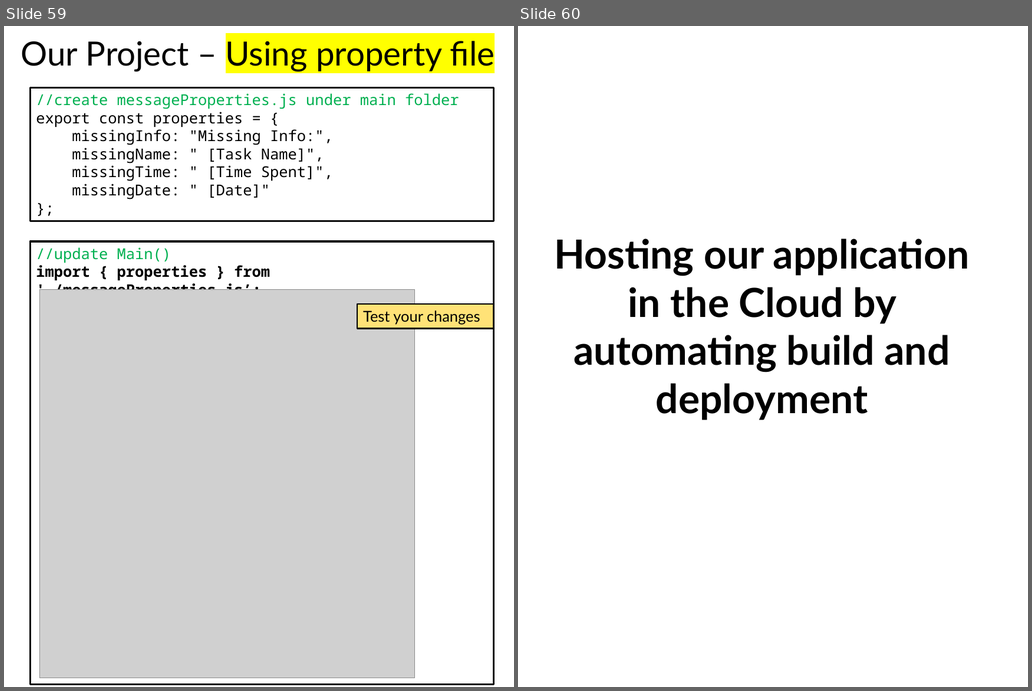
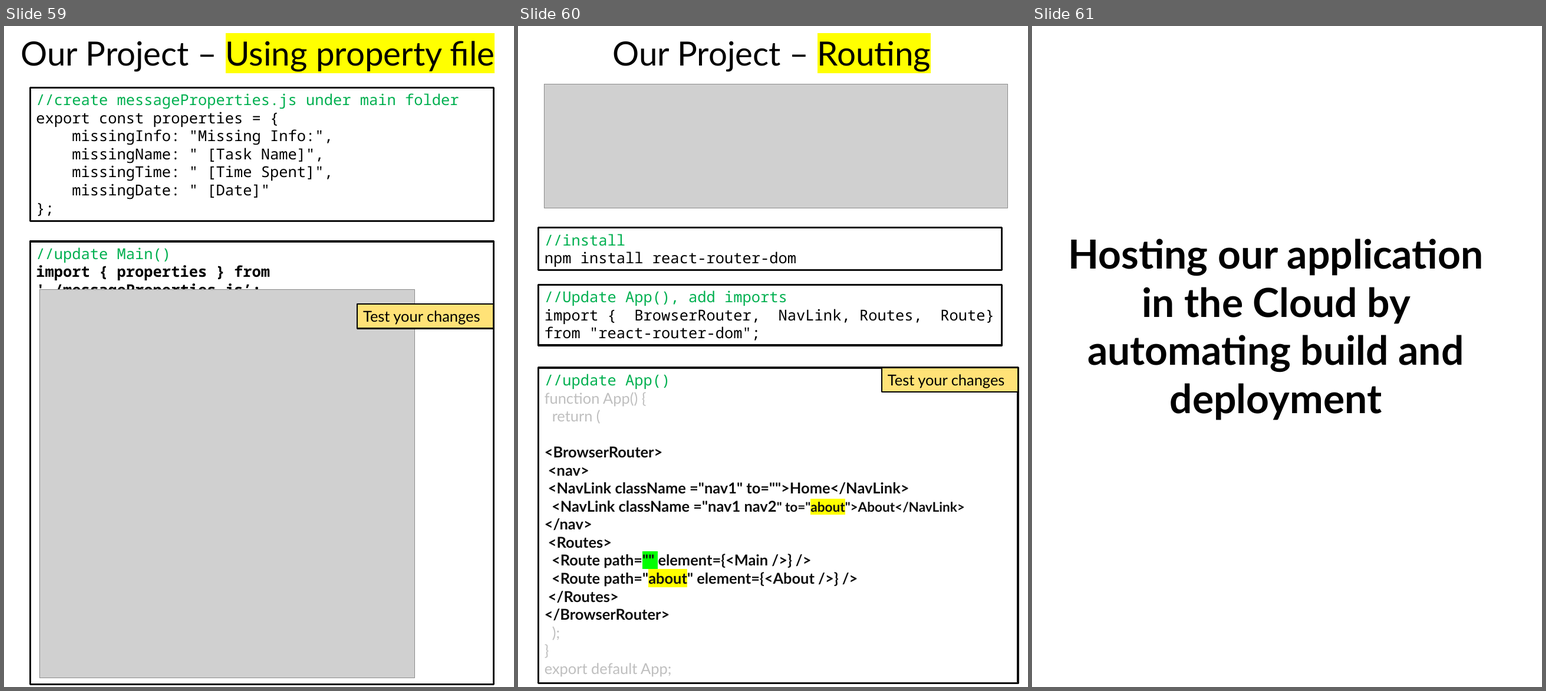
Before and after one commit to scorpion0511/mytracker, a slide deck: doc/React.pptx. Shown side by side, each under a label of ours: slides 59 and 60 before the commit, slides 59, 60 and 61 after it. The pictures are 1032x691 and 1546x691 pixels, drawn with LibreOffice and Linux fonts; fonts in the diff are those of the drawing; grey boxes stand for pictures. Boxes give left, top, right and bottom in pixels: in the first picture for what was removed or moved away, otherwise in the second. Text is boxed around its words. In the diff, an @@ line names an element or a change of style, - is before the commit and + after.

Commit message:
pre

```diff
--- a/doc/React.pptx
+++ b/doc/React.pptx
@@ slide 60 added at (518,26,1028,687), background #FFFFFF @@
@@ text added at (612,37,932,72), 40 pt, text #000000 @@
+Our Project – Routing
@@ picture added at (545,84,1008,208) @@
@@ rectangle added at (539,228,1002,270), outline #0D0D0D 2.25 pt, 18 pt, text #000000 @@
+//install
+npm install react-router-dom
@@ rectangle added at (539,284,1002,345), outline #000000 2.25 pt, 18 pt, text #000000 @@
+//Update App(), add imports
+import { BrowserRouter, NavLink, Routes, Route} from "react-router-dom";
@@ rectangle added at (539,368,1018,683), outline #0D0D0D 2.25 pt, 18 pt, text #0D0D0D, bold @@
+//update App()
+function App() {
+return (
+<BrowserRouter>
+<nav>
+<NavLink className ="nav1" to="">Home</NavLink>
+<NavLink className ="nav1 nav2" to="about">About</NavLink>
+</nav>
+<Routes>
+<Route path="" element={<Main />} />
+<Route path="about" element={<About />} />
+</Routes>
+</BrowserRouter>
+);
+}
+export default App;
@@ rectangle added at (882,368,1018,392), fill #FFE277, outline #000000 1.5 pt, 18 pt, text #000000 @@
+Test your changes
@@ what was slide 60 is now slide 61 @@
```
